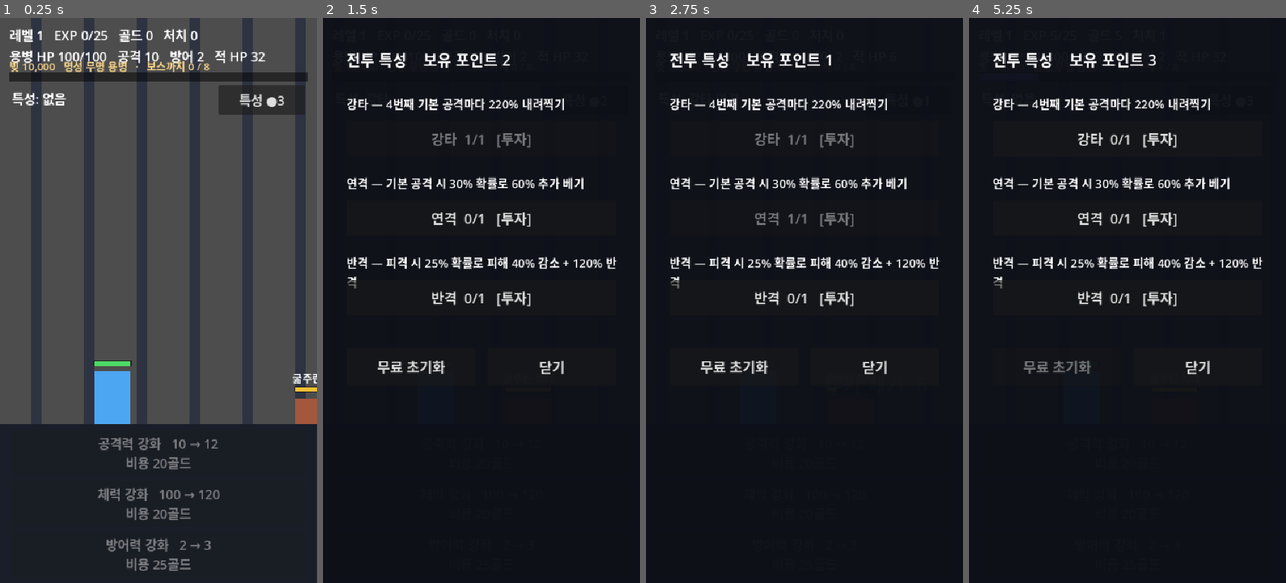
Above: before the commit, frames 1-4 (left to right).
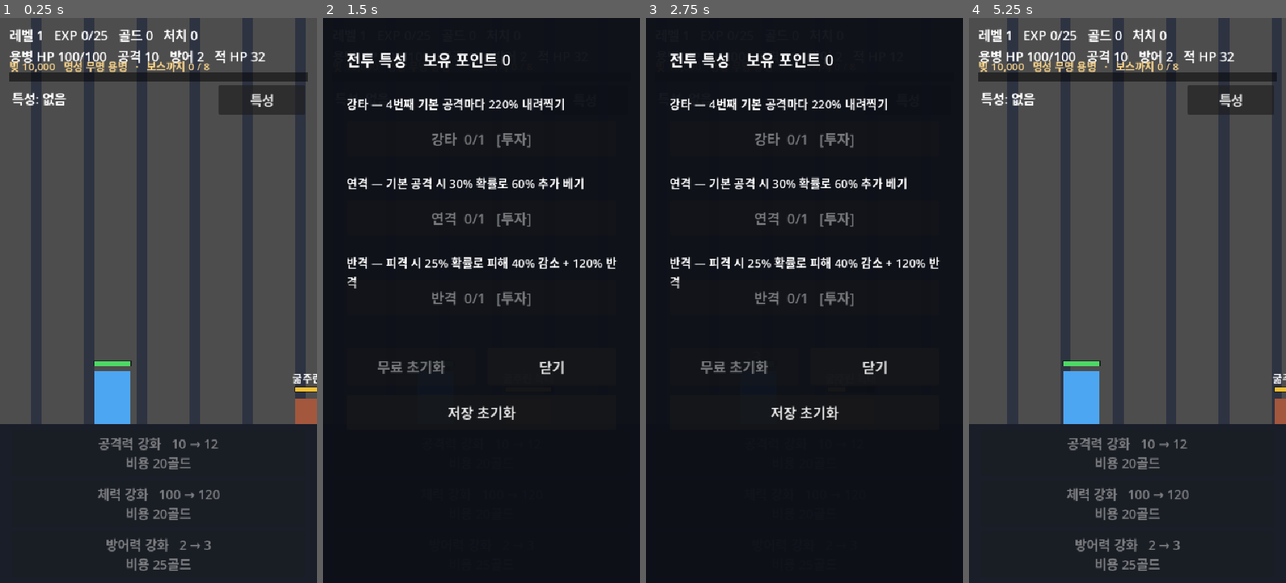
Above: after the commit, the same moments.

Repository: BN8624/unknown
Game: Godot game, scene res://Battle.tscn
The game is run twice, just before and just after one commit, with the same random seed, the same clock (stepped at 60 frames per second) and the same inputs.
Inputs (mouse positions are in pixels of both pictures, inside the frame that each line leads up to):
- Up to frame 1 (0.25 s): no input
- Up to frame 2 (1.5 s): click "특성 ●3" (after the commit: "특성") at 0.5 s; click (481, 136) at 1.25 s, where only the run before the commit has a clickable "강타 0/1 [투자]"
- Up to frame 3 (2.75 s): click (804, 215) at 2 s, where only the run before the commit has a clickable "연격 0/1 [투자]"
- Up to frame 4 (5.25 s): click (1127, 294) at 2.75 s, where only the run before the commit has a clickable "반격 0/1 [투자]"; click (1057, 368) at 3.5 s, where only the run before the commit has a clickable "무료 초기화"; click (1127, 413) at 4.25 s, where only the run after the commit has a clickable "저장 초기화"; click (1127, 413) at 5 s, where only the run after the commit has a clickable "다시 누르면 전체 진행 초기화"

The runs differ from the first frame. In frame 1, 0.2% of the frame differs, in the area x 75-90%, y 13-16%; in frame 2, 1.1%; in frame 3, 0.9%; in frame 4, 71%, in the area x 0-100%, y 0-98%.

Commit message:
feat: TASK_011 최소 저장·불러오기와 임시 특성 포인트 제거
핵심 성장 상태(레벨·경험치·골드·강화 횟수·특성 투자·브루노 처치·빚·명성)를
user://save_v1.json(버전 1)에 저장하고 재실행 시 복원한다. 능력치·강화 비용·
보유 특성 포인트는 저장하지 않고 레벨·횟수로 재계산해 단일 진실원천을 유지.
불러오기 후 용병 완전 회복·첫 늑대부터 시작·카운터 0, boss_defeated만 유지.

자동 저장은 적 처치·레벨업 2초 지연, 강화·특성·보스 정산은 즉시 저장(결과 패널 전).
손상 JSON·미지원 버전·투자>획득·진행 불일치는 전체 폴백해 새 게임으로 시작
(부분 적용 없음, 인스턴스 JSON.parse로 콘솔 오류 없이 처리). 특성 패널에
저장 초기화 버튼(2회 확인) 추가. DEBUG_START_TRAIT_POINTS와 임시 3포인트 지급 제거.

검증은 user://save_test_v1.json만 사용해 실제 저장을 건드리지 않고, 끝나면 정리.
헤드리스 검증에 신규게임/왕복/파생/비용/포인트/런타임 미복원/손상·버전·특성 폴백/
초기화/경로 분리 추가, TASK_001~011 ALL PASS(종료 0).

Co-Authored-By: Claude Opus 4.8 <noreply@anthropic.com>

Diff:
--- a/Battle.gd
+++ b/Battle.gd
@@ -88,8 +88,13 @@
 const COUNTER_REDUCE := 0.6   # 반격 발동 시 받는 피해 (×0.6 = 40% 감소)
 const COUNTER_EVERY := 3      # 적의 3번째 공격마다 확정 막기+반격 (결정적, TASK_007)
 
-# 임시(TEMP): 특성 테스트용으로 시작 시 특성 포인트 지급. 정식 빌드 전 제거.
-const DEBUG_START_TRAIT_POINTS := 3
+# ── 저장·불러오기 (TASK_011) ─────────────────────────────────────
+const SAVE_PATH := "user://save_v1.json"
+const VERIFY_SAVE_PATH := "user://save_test_v1.json"   # 검증 전용(실제 저장과 분리)
+const SAVE_VERSION := 1
+const AUTOSAVE_DELAY := 2.0          # 마지막 변경 후 자동 저장까지 대기(초)
+const FAME_NAMELESS := "무명 용병"
+const FAME_ROOKIE := "풋내기 용병"
 
 # ── 화면/배치 기준 ────────────────────────────────────────────────
 const SCREEN := Vector2(540, 960)
@@ -158,11 +163,18 @@
 # 빚·명성 상태 (TASK_010). 저장 없음 — 재실행 시 초기값으로.
 var debt_remaining := STARTING_DEBT
 var debt_paid_total := 0
-var fame_rank := "무명 용병"
+var fame_rank := FAME_NAMELESS
 var fame_advanced := false
 var bruno_settlement_done := false   # 브루노 처치 정산(골드·경험치·빚·명성) 중복 방지
 var last_debt_before := 0            # 결과 화면용: 상환 직전 남은 빚
 var last_payment := 0                # 결과 화면용: 이번 실제 상환액
+
+# 저장·불러오기 상태 (TASK_011)
+var save_dirty := false              # 변경 후 자동 저장 대기 중인가
+var autosave_timer := 0.0
+var load_error := false              # 저장 손상·미지원으로 새 게임 시작했는가
+var reset_confirm_timer := 0.0       # 저장 초기화 2회 확인 창(초)
+var save_reset_btn: Button
 
 # 특성 UI
 var trait_button: Button
@@ -198,6 +210,7 @@
 var v_ogre := false
 var v_boss := false
 var v_debt := false
+var v_save := false
 var v_phase := 0   # 검증 강화 순서: 0=체력, 1=방어력, 2=공격력
 
 
@@ -216,13 +229,15 @@
 	_build_boss_result_panel()
 	_apply_korean_font()
 	_build_merc()
+	# 저장 데이터 불러오기 → UI 갱신 후 첫 적 생성 (검증 모드는 실제 저장을 건드리지 않음)
+	var loaded := false
+	if not verify_mode:
+		loaded = _load_game()
 	_spawn_enemy()
 	if verify_mode:
 		Engine.time_scale = 8.0  # 검증 시간 단축 (수치는 그대로, 시간만 가속)
-	# 임시(TEMP): 레벨 10 전이라도 특성을 바로 시험하도록 시작 포인트 지급
-	if not verify_mode and DEBUG_START_TRAIT_POINTS > 0:
-		trait_points += DEBUG_START_TRAIT_POINTS
-		_update_trait_ui()
+	if not verify_mode and loaded:
+		_show_notice("저장 데이터 불러옴", 1.0)
 
 
 func _process(delta: float) -> void:
@@ -231,6 +246,8 @@
 
 	_update_status()
 	_sync_all_ui()   # 체력 바·이름표가 공격(lunge) 중에도 본체와 어긋나지 않게
+	_update_autosave(delta)
+	_update_reset_confirm(delta)
 
 	if merc.state == DEAD:
 		_update_merc_revive(delta)
@@ -1049,6 +1066,7 @@
 		gold += enemy.gold_reward
 		exp += enemy.exp_reward
 		_check_level_up()
+		_mark_dirty()               # 적 처치 성장은 지연 자동 저장
 	if not verify_mode and was_boss:
 		boss_due = false
 		boss_fight_active = false
@@ -1107,8 +1125,9 @@
 	debt_paid_total += last_payment
 	if not fame_advanced:
 		fame_advanced = true
-		fame_rank = "풋내기 용병"
+		fame_rank = FAME_ROOKIE
 	_check_level_up()                   # 경험치 +100으로 레벨업 조건을 넘으면 즉시 처리
+	_save_now()                         # 결과 패널 표시 전에 정산 결과를 저장
 
 
 # 현재 레벨에서 다음 레벨까지 필요한 경험치
@@ -1259,12 +1278,14 @@
 		_verify_boss()
 	if base5 and v_traits and v_enemies and v_ogre and v_boss and not v_debt:
 		_verify_debt_fame()
+	if base5 and v_traits and v_enemies and v_ogre and v_boss and v_debt and not v_save:
+		_verify_save()
 	# 모든 검증 통과 시 종료 코드 0
-	if base5 and v_traits and v_enemies and v_ogre and v_boss and v_debt:
-		print("[VERIFY] ALL PASS TASK_001~010 kills=%d lv=%d atk=%d def=%d maxhp=%d" % [kill_count, level, merc.atk, merc.defense, merc.max_hp])
+	if base5 and v_traits and v_enemies and v_ogre and v_boss and v_debt and v_save:
+		print("[VERIFY] ALL PASS TASK_001~011 kills=%d lv=%d atk=%d def=%d maxhp=%d" % [kill_count, level, merc.atk, merc.defense, merc.max_hp])
 		get_tree().quit(0)
 	if kill_count >= 120:
-		_vfail("incomplete dmg=%s hp=%s def=%s t002=%s t003=%s traits=%s enemies=%s ogre=%s boss=%s debt=%s kills=%d" % [str(v_damage), str(v_hp), str(v_def), str(v_task002), str(v_task003), str(v_traits), str(v_enemies), str(v_ogre), str(v_boss), str(v_debt), kill_count])
+		_vfail("incomplete dmg=%s hp=%s def=%s t002=%s t003=%s traits=%s enemies=%s ogre=%s boss=%s debt=%s save=%s kills=%d" % [str(v_damage), str(v_hp), str(v_def), str(v_task002), str(v_task003), str(v_traits), str(v_enemies), str(v_ogre), str(v_boss), str(v_debt), str(v_save), kill_count])
 
 
 # ── TASK_005 특성 검증 (확률 비의존, 강제 발동 경로) ─────────────
@@ -1677,6 +1698,109 @@
 	_update_boss_progress()
 	v_debt = true
 	print("[VERIFY] task010 빚·명성 ALL PASS")
+
+
+# 검증용: 테스트 저장 경로에 원시 텍스트 기록
+func _write_test_save_raw(text: String) -> void:
+	var f := FileAccess.open(VERIFY_SAVE_PATH, FileAccess.WRITE)
+	f.store_string(text)
+	f.flush()
+	f.close()
+
+
+# ── TASK_011 저장·불러오기 검증 (테스트 경로만 사용, 결정적) ─────
+func _verify_save() -> void:
+	# 실제 사용자 저장 경로를 절대 건드리지 않는다
+	if _get_save_path() != VERIFY_SAVE_PATH:
+		_vfail("검증 저장 경로 %s (테스트 경로 아님)" % _get_save_path()); return
+	var pre := _build_save_dict()   # 진행 중 상태 백업(끝에 복원)
+	_delete_save_file()
+
+	# 1) 저장 없음 → 새 게임. 초기 상태 함수가 신규 게임 기본값을 만드는지 확인.
+	if _load_game():
+		_vfail("저장 없는데 load=true"); return
+	_reset_to_new_game()
+	if level != 1 or gold != 0 or trait_points != 0 or total_trait_points_earned != 0 \
+		or power_trait_level != 0 or combo_trait_level != 0 or counter_trait_level != 0 \
+		or boss_defeated or debt_remaining != STARTING_DEBT or fame_rank != FAME_NAMELESS \
+		or merc.atk != MERC_ATK or merc.max_hp != MERC_MAX_HP or merc.defense != MERC_DEF:
+		_vfail("신규 게임 상태 lv=%d gold=%d pts=%d atk=%d 임시포인트?" % [level, gold, trait_points, merc.atk]); return
+	print("[VERIFY] TASK_011 fresh state PASS (lv1·골드0·포인트0·빚10000·무명, 임시 포인트 없음)")
+
+	# 2) 저장·불러오기 왕복 (브루노 처치 상태)
+	level = 12; exp = 7; gold = 123
+	attack_upgrade_count = 2; hp_upgrade_count = 1; def_upgrade_count = 3
+	power_trait_level = 1; combo_trait_level = 0; counter_trait_level = 0
+	boss_defeated = true; bruno_settlement_done = true
+	debt_remaining = 9500; debt_paid_total = 500; fame_rank = FAME_ROOKIE; fame_advanced = true
+	_save_game()
+	_reset_to_new_game()            # 모든 값을 초기화한 뒤 다시 불러온다
+	if not _load_game():
+		_vfail("왕복 load 실패"); return
+	if level != 12 or exp != 7 or gold != 123 \
+		or attack_upgrade_count != 2 or hp_upgrade_count != 1 or def_upgrade_count != 3 \
+		or power_trait_level != 1 or combo_trait_level != 0 or counter_trait_level != 0 \
+		or not boss_defeated or not bruno_settlement_done \
+		or debt_remaining != 9500 or debt_paid_total != 500 or fame_rank != FAME_ROOKIE or not fame_advanced:
+		_vfail("왕복 복원 lv=%d exp=%d gold=%d up=%d/%d/%d tr=%d/%d/%d bd=%s debt=%d fame=%s" % [level, exp, gold, attack_upgrade_count, hp_upgrade_count, def_upgrade_count, power_trait_level, combo_trait_level, counter_trait_level, str(boss_defeated), debt_remaining, fame_rank]); return
+	print("[VERIFY] TASK_011 save roundtrip PASS (lv12·골드123·강화2/1/3·강타1·브루노·빚9500·풋내기)")
+
+	# 3) 파생 능력치 (시작값 + 강화 + 레벨업으로 재계산)
+	if merc.atk != 25 or merc.max_hp != 175 or merc.defense != 5 or merc.hp != merc.max_hp:
+		_vfail("파생 atk=%d maxhp=%d def=%d hp=%d (기대 25/175/5/완전회복)" % [merc.atk, merc.max_hp, merc.defense, merc.hp]); return
+	print("[VERIFY] TASK_011 derived stats PASS (공격 25·최대체력 175·방어 5·완전회복)")
+
+	# 4) 강화 비용 재계산
+	if atk_upgrade_cost != 39 or hp_upgrade_cost != 28 or def_upgrade_cost != 69:
+		_vfail("비용 atk=%d hp=%d def=%d (기대 39/28/69)" % [atk_upgrade_cost, hp_upgrade_cost, def_upgrade_cost]); return
+	print("[VERIFY] TASK_011 upgrade cost PASS (공격 39·체력 28·방어 69)")
+
+	# 5) 특성 포인트 재계산 (레벨 12 → 총 1, 강타 투자 1 → 보유 0)
+	if total_trait_points_earned != 1 or trait_points != 0:
+		_vfail("포인트 총=%d 보유=%d (기대 1/0)" % [total_trait_points_earned, trait_points]); return
+	print("[VERIFY] TASK_011 traits PASS (총 포인트 1·강타 1·보유 0)")
+
+	# 6) 런타임 전투 상태는 복원하지 않는다 (첫 늑대부터, 카운터 0, boss_defeated만 유지)
+	if enemy_seq_index != 0 or boss_due or boss_fight_active or power_attack_counter != 0 or counter_hit_counter != 0 or not is_equal_approx(boss_time_left, BOSS_TIME_LIMIT):
+		_vfail("런타임 seq=%d due=%s active=%s 카운터=%d/%d" % [enemy_seq_index, str(boss_due), str(boss_fight_active), power_attack_counter, counter_hit_counter]); return
+	if not boss_defeated:
+		_vfail("boss_defeated 유지 실패"); return
+	print("[VERIFY] TASK_011 runtime not restored PASS (첫 늑대·카운터0·보스처치 유지)")
+
+	# 7) 손상 JSON → 새 게임 + 오류 안내 상태
+	_write_test_save_raw("{ invalid json")
+	if _load_game() or not load_error:
+		_vfail("손상 JSON load=%s err=%s" % [str(false), str(load_error)]); return
+	print("[VERIFY] TASK_011 corrupt save fallback PASS (크래시 없이 새 게임)")
+
+	# 8) 지원하지 않는 버전 → 새 게임
+	_write_test_save_raw('{"version": 999}')
+	if _load_game() or not load_error:
+		_vfail("버전 999 load 처리 실패"); return
+	print("[VERIFY] TASK_011 unsupported version PASS")
+
+	# 9) 잘못된 특성(획득보다 투자 많음) → 거부
+	_write_test_save_raw('{"version":1,"player":{"level":1,"exp":0,"gold":0},"upgrades":{"attack":0,"hp":0,"defense":0},"traits":{"power":1,"combo":1,"counter":1},"progress":{"boss_defeated":false,"bruno_settlement_done":false,"debt_remaining":10000,"debt_paid_total":0,"fame_rank":"무명 용병","fame_advanced":false}}')
+	if _load_game():
+		_vfail("잘못된 특성 저장 수락됨"); return
+	print("[VERIFY] TASK_011 invalid traits rejected PASS")
+
+	# 10) 저장 초기화 (파일 삭제 + 초기 상태 함수)
+	_save_game()                    # 파일 생성
+	if not FileAccess.file_exists(VERIFY_SAVE_PATH):
+		_vfail("초기화 전 저장 파일 없음"); return
+	_reset_save()                   # 검증 모드: 삭제 + _reset_to_new_game
+	if FileAccess.file_exists(VERIFY_SAVE_PATH):
+		_vfail("초기화 후 저장 파일 잔존"); return
+	if level != 1 or gold != 0 or boss_defeated or debt_remaining != STARTING_DEBT:
+		_vfail("초기화 후 상태 lv=%d gold=%d" % [level, gold]); return
+	print("[VERIFY] TASK_011 reset save PASS (파일 삭제·신규 상태)")
+
+	# 테스트 저장 파일 정리 + 진행 중 상태 복원
+	_delete_save_file()
+	_apply_loaded_state(pre)
+	v_save = true
+	print("[VERIFY] task011 저장·불러오기 ALL PASS")
 
 
 func _kill_merc() -> void:
@@ -2002,6 +2126,277 @@
 	_update_boss_progress()
 
 
+# ── 저장·불러오기 (TASK_011) ─────────────────────────────────────
+func _get_save_path() -> String:
+	return VERIFY_SAVE_PATH if verify_mode else SAVE_PATH
+
+
+# 변경 후 일정 시간 뒤 한 번 저장 (적 처치·레벨업 등 지연 저장)
+func _mark_dirty() -> void:
+	if verify_mode:
+		return
+	if not save_dirty:
+		save_dirty = true
+		autosave_timer = AUTOSAVE_DELAY   # 첫 변경에서만 타이머 시작(무한 미룸 방지)
+
+
+# 강화·특성·정산 등 중요한 변경은 즉시 저장
+func _save_now() -> void:
+	if verify_mode:
+		return
+	_save_game()
+	save_dirty = false
+
+
+func _update_autosave(delta: float) -> void:
+	if verify_mode or not save_dirty:
+		return
+	autosave_timer -= delta
+	if autosave_timer <= 0.0:
+		_save_game()
+		save_dirty = false
+
+
+# 현재 핵심 상태를 JSON 저장용 Dictionary로 반환 (Node·객체는 넣지 않는다)
+func _build_save_dict() -> Dictionary:
+	return {
+		"version": SAVE_VERSION,
+		"player": {"level": level, "exp": exp, "gold": gold},
+		"upgrades": {"attack": attack_upgrade_count, "hp": hp_upgrade_count, "defense": def_upgrade_count},
+		"traits": {"power": power_trait_level, "combo": combo_trait_level, "counter": counter_trait_level},
+		"progress": {
+			"boss_defeated": boss_defeated,
+			"bruno_settlement_done": bruno_settlement_done,
+			"debt_remaining": debt_remaining,
+			"debt_paid_total": debt_paid_total,
+			"fame_rank": fame_rank,
+			"fame_advanced": fame_advanced,
+		},
+	}
+
+
+func _save_game() -> void:
+	var file := FileAccess.open(_get_save_path(), FileAccess.WRITE)
+	if file == null:
+		# 열기 실패해도 게임을 중단하지 않는다 (Web 영구 저장 제한 등)
+		push_warning("저장 파일을 열 수 없습니다: %s" % str(FileAccess.get_open_error()))
+		if not verify_mode:
+			var msg := "브라우저 설정에 따라 저장이 유지되지 않을 수 있습니다.\n비공개 모드는 사용하지 마세요." if OS.has_feature("web") else "저장에 실패했습니다."
+			_show_notice(msg, 1.6)
+		return
+	file.store_string(JSON.stringify(_build_save_dict()))
+	file.flush()
+	file.close()
+
+
+# 저장 파일을 읽고 검증 후 적용한다. 성공하면 true, 없거나 손상이면 false(새 게임).
+func _load_game() -> bool:
+	load_error = false
+	var path := _get_save_path()
+	if not FileAccess.file_exists(path):
+		return false   # 저장 없음 → 안내 없이 새 게임
+	var file := FileAccess.open(path, FileAccess.READ)
+	if file == null:
+		load_error = true
+		return false
+	var text := file.get_as_text()
+	file.close()
+	# 인스턴스 parse()는 실패해도 콘솔에 오류를 찍지 않아 손상 파일 처리에 조용하다
+	var json := JSON.new()
+	var ok_parse := json.parse(text) == OK
+	if not ok_parse or not _validate_save(json.data):
+		load_error = true
+		if not verify_mode:
+			_show_notice("저장 파일을 불러올 수 없습니다.\n새 게임으로 시작합니다.", 1.8)
+		return false
+	_apply_loaded_state(json.data)
+	return true
+
+
+# 손상·미지원·일관성 위반이면 false. 부분 적용 금지를 위해 적용 전에 전부 검증한다.
+func _validate_save(d: Variant) -> bool:
+	if typeof(d) != TYPE_DICTIONARY:
+		return false
+	if not d.has("version") or int(d["version"]) != SAVE_VERSION:
+		return false
+	for k in ["player", "upgrades", "traits", "progress"]:
+		if not d.has(k) or typeof(d[k]) != TYPE_DICTIONARY:
+			return false
+	var p: Dictionary = d["player"]
+	var u: Dictionary = d["upgrades"]
+	var t: Dictionary = d["traits"]
+	var g: Dictionary = d["progress"]
+	var lv := int(p.get("level", 0))
+	if lv < 1 or int(p.get("exp", -1)) < 0 or int(p.get("gold", -1)) < 0:
+		return false
+	if int(u.get("attack", -1)) < 0 or int(u.get("hp", -1)) < 0 or int(u.get("defense", -1)) < 0:
+		return false
+	for tk in ["power", "combo", "counter"]:
+		var tv := int(t.get(tk, -1))
+		if tv != 0 and tv != 1:
+			return false
+	var invested := int(t.get("power", 0)) + int(t.get("combo", 0)) + int(t.get("counter", 0))
+	if invested > lv / 10:
+		return false
+	var debt := int(g.get("debt_remaining", -1))
+	var paid := int(g.get("debt_paid_total", -1))
+	if debt < 0 or debt > STARTING_DEBT or paid < 0 or paid > STARTING_DEBT:
+		return false
+	var fame := str(g.get("fame_rank", ""))
+	if fame != FAME_NAMELESS and fame != FAME_ROOKIE:
+		return false
+	# 진행 일관성: 정상 상태 2종만 인정 (미처치 / 브루노 처치)
+	var bd := bool(g.get("boss_defeated", false))
+	var sd := bool(g.get("bruno_settlement_done", false))
+	var fa := bool(g.get("fame_advanced", false))
+	if bd:
+		if not sd or not fa or fame != FAME_ROOKIE or debt != STARTING_DEBT - BRUNO_DEBT_PAYMENT or paid != BRUNO_DEBT_PAYMENT:
+			return false
+	else:
+		if sd or fa or fame != FAME_NAMELESS or debt != STARTING_DEBT or paid != 0:
+			return false
+	return true
+
+
+# 검증된 저장 데이터를 적용하고 파생 능력치·비용·포인트를 재계산한다.
+func _apply_loaded_state(d: Dictionary) -> void:
+	var p: Dictionary = d["player"]
+	var u: Dictionary = d["upgrades"]
+	var t: Dictionary = d["traits"]
+	var g: Dictionary = d["progress"]
+	level = int(p["level"])
+	exp = int(p["exp"])
+	gold = int(p["gold"])
+	attack_upgrade_count = int(u["attack"])
+	hp_upgrade_count = int(u["hp"])
+	def_upgrade_count = int(u["defense"])
+	power_trait_level = int(t["power"])
+	combo_trait_level = int(t["combo"])
+	counter_trait_level = int(t["counter"])
+	boss_defeated = bool(g["boss_defeated"])
+	bruno_settlement_done = bool(g["bruno_settlement_done"])
+	debt_remaining = int(g["debt_remaining"])
+	debt_paid_total = int(g["debt_paid_total"])
+	fame_rank = str(g["fame_rank"])
+	fame_advanced = bool(g["fame_advanced"])
+	_normalize_exp()
+	_recalc_after_load()
+
+
+# 저장된 경험치가 필요량 이상이면 레벨업 규칙으로 정규화(연출·패널 없이)
+func _normalize_exp() -> void:
+	while exp >= _exp_to_next(level):
+		exp -= _exp_to_next(level)
+		level += 1
+
+
+# 레벨·강화 횟수로 능력치·비용·특성 포인트·런타임 상태를 다시 계산한다.
+func _recalc_after_load() -> void:
+	var levelups := level - START_LEVEL
+	if not merc.is_empty():
+		merc.atk = MERC_ATK + attack_upgrade_count * ATK_UPGRADE_AMOUNT + levelups * LEVEL_ATK_GAIN
+		merc.max_hp = MERC_MAX_HP + hp_upgrade_count * HP_UPGRADE_AMOUNT + levelups * LEVEL_HP_GAIN
+		merc.defense = MERC_DEF + def_upgrade_count * DEF_UPGRADE_AMOUNT
+		merc.hp = merc.max_hp                 # 불러오기 직후 완전 회복
+		merc.state = WALK
+		merc.atk_timer = 0.0
+		_update_hp_bar(merc)
+	atk_upgrade_cost = _cost_after_upgrades(ATK_UPGRADE_BASE_COST, ATK_COST_MULTIPLIER, attack_upgrade_count)
+	hp_upgrade_cost = _cost_after_upgrades(HP_UPGRADE_BASE_COST, HP_COST_MULTIPLIER, hp_upgrade_count)
+	def_upgrade_cost = _cost_after_upgrades(DEF_UPGRADE_BASE_COST, DEF_COST_MULTIPLIER, def_upgrade_count)
+	total_trait_points_earned = level / 10
+	trait_points = total_trait_points_earned - (power_trait_level + combo_trait_level + counter_trait_level)
+	# 런타임 전투 상태는 저장하지 않으므로 항상 첫 늑대부터 시작
+	power_attack_counter = 0
+	counter_hit_counter = 0
+	enemy_seq_index = 0
+	boss_due = false
+	boss_fight_active = false
+	boss_time_left = BOSS_TIME_LIMIT
+	goblin_run_start = -1
+	_update_upgrade_ui()
+	_update_trait_ui()
+	_update_boss_progress()
+	_update_status()
+
+
+# 반복 반올림으로 강화 횟수만큼 진행된 현재 비용을 계산한다.
+func _cost_after_upgrades(base_cost: int, multiplier: float, count: int) -> int:
+	var cost := base_cost
+	for i in range(count):
+		cost = int(round(cost * multiplier))
+	return cost
+
+
+func _delete_save_file() -> void:
+	var path := _get_save_path()
+	if FileAccess.file_exists(path):
+		DirAccess.remove_absolute(path)
+
+
+# 모든 진행을 새 게임 기본값으로 되돌린다 (저장 초기화·검증용)
+func _reset_to_new_game() -> void:
+	level = START_LEVEL
+	exp = 0
+	gold = 0
+	attack_upgrade_count = 0
+	hp_upgrade_count = 0
+	def_upgrade_count = 0
+	power_trait_level = 0
+	combo_trait_level = 0
+	counter_trait_level = 0
+	trait_points = 0
+	total_trait_points_earned = 0
+	power_attack_counter = 0
+	counter_hit_counter = 0
+	boss_defeated = false
+	boss_due = false
+	boss_fight_active = false
+	bruno_settlement_done = false
+	debt_remaining = STARTING_DEBT
+	debt_paid_total = 0
+	fame_rank = FAME_NAMELESS
+	fame_advanced = false
+	atk_upgrade_cost = ATK_UPGRADE_BASE_COST
+	hp_upgrade_cost = HP_UPGRADE_BASE_COST
+	def_upgrade_cost = DEF_UPGRADE_BASE_COST
+	enemy_seq_index = 0
+	goblin_run_start = -1
+	if not merc.is_empty():
+		merc.atk = MERC_ATK
+		merc.max_hp = MERC_MAX_HP
+		merc.hp = MERC_MAX_HP
+		merc.defense = MERC_DEF
+
+
+# 저장 초기화: 파일 삭제 후 씬 재시작(검증 모드는 초기 상태 함수만)
+func _reset_save() -> void:
+	_delete_save_file()
+	if verify_mode:
+		_reset_to_new_game()
+	else:
+		get_tree().reload_current_scene()
+
+
+# 저장 초기화 버튼: 2회 확인 (첫 누름은 3초간 경고 문구)
+func _on_save_reset_pressed() -> void:
+	if reset_confirm_timer > 0.0:
+		reset_confirm_timer = 0.0
+		_reset_save()
+		return
+	reset_confirm_timer = 3.0
+	if save_reset_btn != null:
+		save_reset_btn.text = "다시 누르면 전체 진행 초기화"
+
+
+func _update_reset_confirm(delta: float) -> void:
+	if reset_confirm_timer <= 0.0:
+		return
+	reset_confirm_timer -= delta
+	if reset_confirm_timer <= 0.0 and save_reset_btn != null:
+		save_reset_btn.text = "저장 초기화"
+
+
 # ── 골드 강화: 공격력·체력·방어력 (TASK_002·004) ─────────────────
 func _build_upgrade_ui() -> void:
 	atk_button = _make_upgrade_button(700.0, _on_atk_pressed)
@@ -2055,6 +2450,7 @@
 	atk_upgrade_cost = int(round(atk_upgrade_cost * ATK_COST_MULTIPLIER))
 	attack_upgrade_count += 1
 	_update_upgrade_ui()
+	_save_now()
 
 
 func _do_hp_upgrade() -> void:
@@ -2065,6 +2461,7 @@
 	hp_upgrade_count += 1
 	_update_hp_bar(merc)
 	_update_upgrade_ui()
+	_save_now()
 
 
 func _do_def_upgrade() -> void:
@@ -2073,6 +2470,7 @@
 	def_upgrade_cost = int(round(def_upgrade_cost * DEF_COST_MULTIPLIER))
 	def_upgrade_count += 1
 	_update_upgrade_ui()
+	_save_now()
 
 
 # ── 특성 UI (TASK_005) ───────────────────────────────────────────
@@ -2142,6 +2540,15 @@
 	close_btn.text = "닫기"
 	close_btn.pressed.connect(_close_trait_panel)
 	trait_panel.add_child(close_btn)
+
+	# 저장 초기화: 특성만 되돌리는 무료 초기화와 구분되는 전체 진행 초기화(2회 확인)
+	save_reset_btn = Button.new()
+	save_reset_btn.position = Vector2(40, 640)
+	save_reset_btn.size = Vector2(460, 60)
+	save_reset_btn.add_theme_font_size_override("font_size", 24)
+	save_reset_btn.text = "저장 초기화"
+	save_reset_btn.pressed.connect(_on_save_reset_pressed)
+	trait_panel.add_child(save_reset_btn)
 
 
 func _add_trait_desc(text: String, y: float) -> void:
@@ -2193,6 +2600,7 @@
 		power_trait_level = 1
 		trait_points -= 1
 		_update_trait_ui()
+		_save_now()
 
 
 func _invest_combo() -> void:
@@ -2200,6 +2608,7 @@
 		combo_trait_level = 1
 		trait_points -= 1
 		_update_trait_ui()
+		_save_now()
 
 
 func _invest_counter() -> void:
@@ -2207,6 +2616,7 @@
 		counter_trait_level = 1
 		trait_points -= 1
 		_update_trait_ui()
+		_save_now()
 
 
 func _reset_traits() -> void:
@@ -2218,6 +2628,7 @@
 	power_attack_counter = 0
 	counter_hit_counter = 0
 	_update_trait_ui()
+	_save_now()
 
 
 func _toggle_trait_panel() -> void:
Not shown, added: TASK_011_minimum_save_load.md
